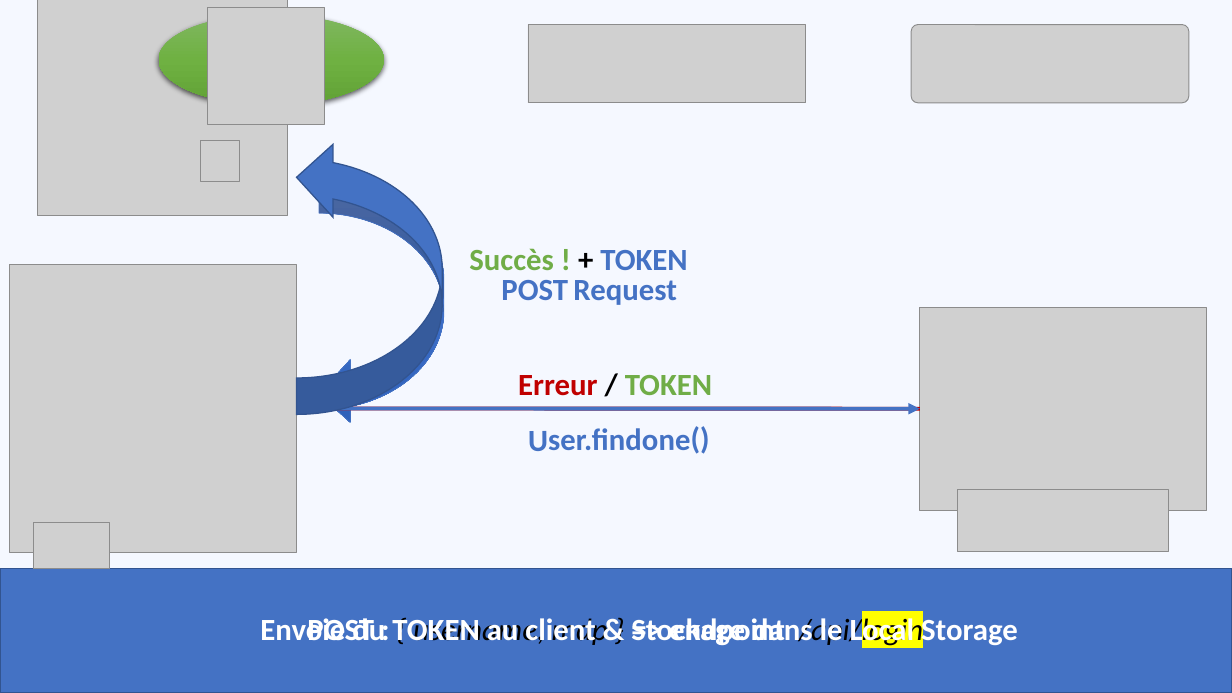
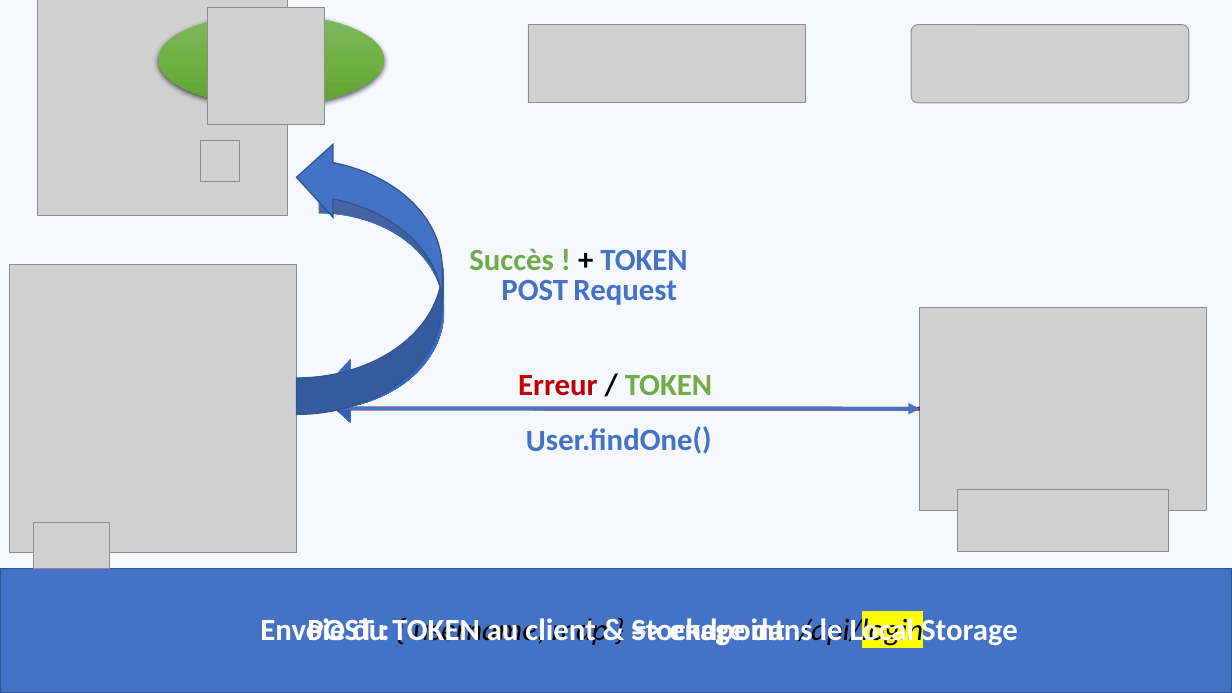
Before and after one commit to iggdrael/MyDogeBoard, a slide deck: slide 7 of Annexes/Presentation.pptx (slide 3 before the commit). Drawn at 1232x693 pixels with LibreOffice and Linux fonts; fonts in the diff are those of the drawing; grey boxes stand for pictures. Boxes give left, top, right and bottom in pixels: in the first picture for what was removed or moved away, otherwise in the second. Text is boxed around its words. In the diff, an @@ line names an element or a change of style, - is before the commit and + after.

```diff
--- a/Annexes/Presentation.pptx
+++ b/Annexes/Presentation.pptx
@@ text at (526, 426, 712, 454): text changed @@
-User.findone()
+User.findOne()
```
Also in this commit, not shown: 1 other slide changed, 5 slides added, 8 other files.
